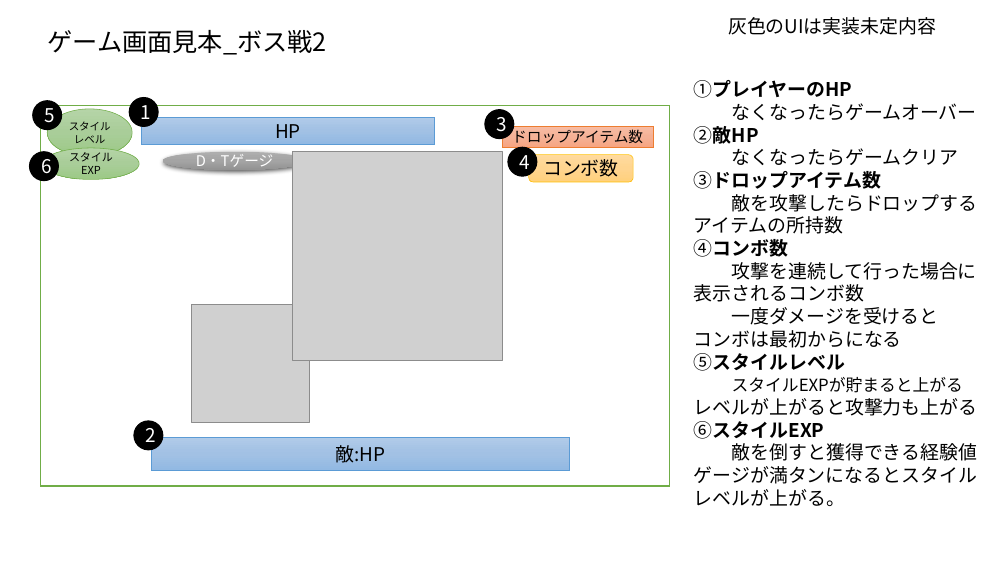
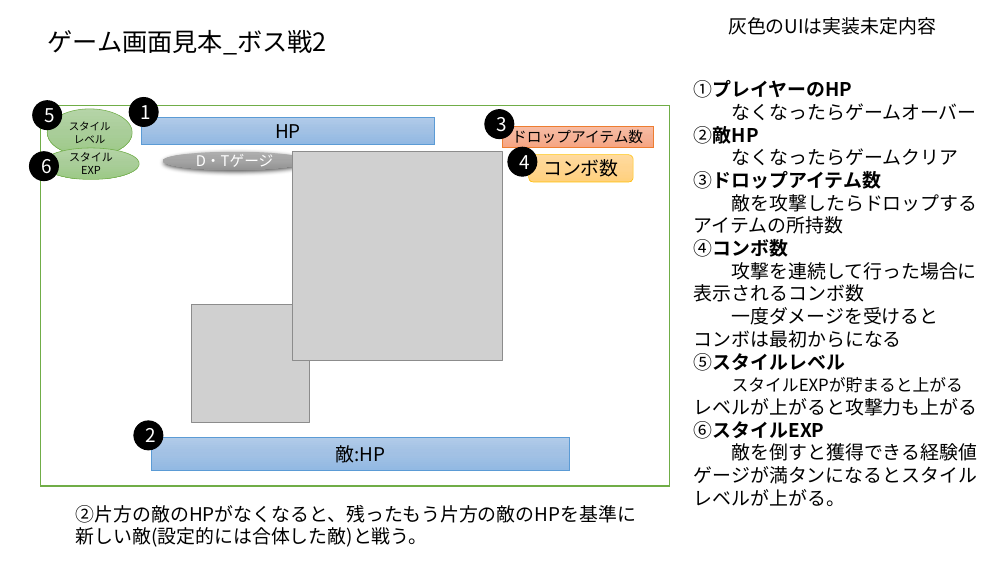
Before and after one commit to kakisawa/ProductionWork, a slide deck: slide 8 of 3DGame_2/川﨑MayCry!_仕様書.pptx. Drawn at 1008x567 pixels with LibreOffice and Linux fonts; fonts in the diff are those of the drawing; grey boxes stand for pictures. Boxes give left, top, right and bottom in pixels: in the first picture for what was removed or moved away, otherwise in the second. Text is boxed around its words. In the diff, an @@ line names an element or a change of style, - is before the commit and + after.

```diff
--- a/3DGame_2/川﨑MayCry!_仕様書.pptx
+++ b/3DGame_2/川﨑MayCry!_仕様書.pptx
@@ text added at (76,505,636,547), 18 pt, text #000000 @@
+②片方の敵のHPがなくなると、残ったもう片方の敵のHPを基準に
+新しい敵(設定的には合体した敵)と戦う。
```
Also in this commit, not shown: 5 other slides changed, 4 slides added, 1 slide removed, 27 other files.
